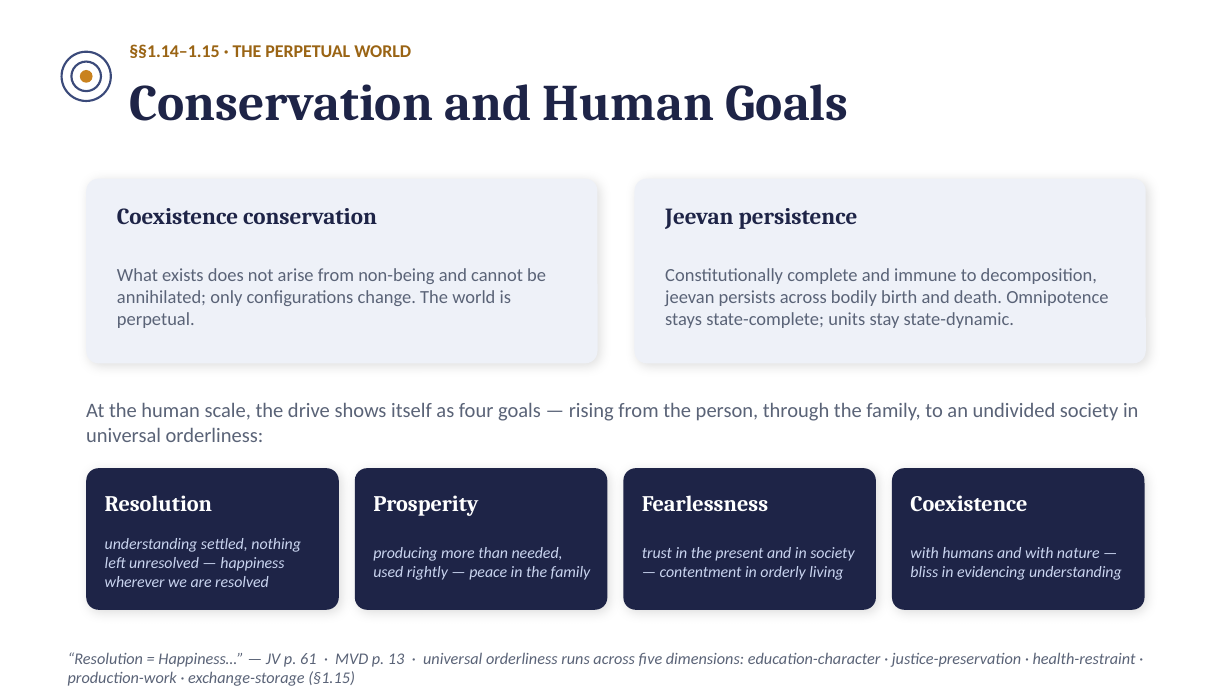
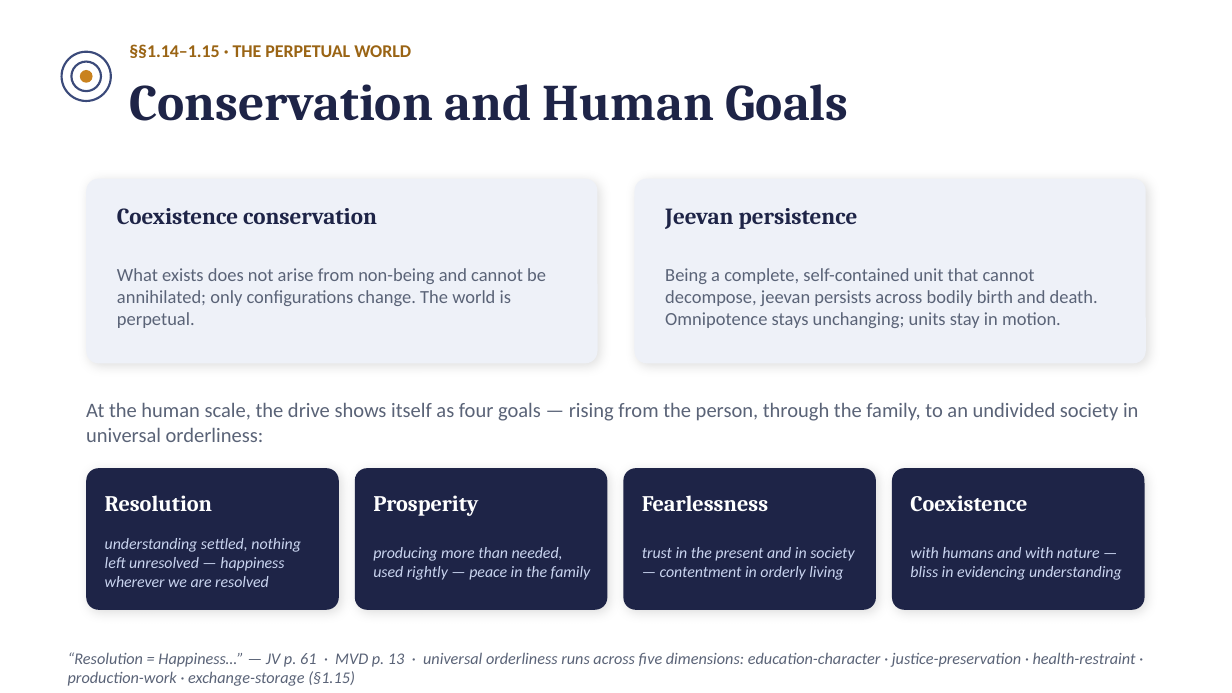
Before and after one commit to raghavamohan/AnalyticMadhyasthDarshan, a slide deck: slide 19 of Studies/The-Ontology-of-Coexistence/The-Ontology-of-Existence-Madhyasth-Darshan.pptx (slide 18 before the commit). Drawn at 1232x693 pixels with LibreOffice and Linux fonts; fonts in the diff are those of the drawing. Boxes give left, top, right and bottom in pixels: in the first picture for what was removed or moved away, otherwise in the second. Text is boxed around its words. In the diff, an @@ line names an element or a change of style, - is before the commit and + after.

```diff
--- a/Studies/The-Ontology-of-Coexistence/The-Ontology-of-Existence-Madhyasth-Darshan.pptx
+++ b/Studies/The-Ontology-of-Coexistence/The-Ontology-of-Existence-Madhyasth-Darshan.pptx
@@ text at box(665, 268, 1098, 328): text changed @@
-Constitutionally complete and immune to decomposition, jeevan persists across bodily birth and death. Omnipotence stays state-complete; units stay state-dynamic.
+Being a complete, self-contained unit that cannot decompose, jeevan persists across bodily birth and death. Omnipotence stays unchanging; units stay in motion.
```
Also in this commit, not shown: 14 other slides changed, 1 slide added.
